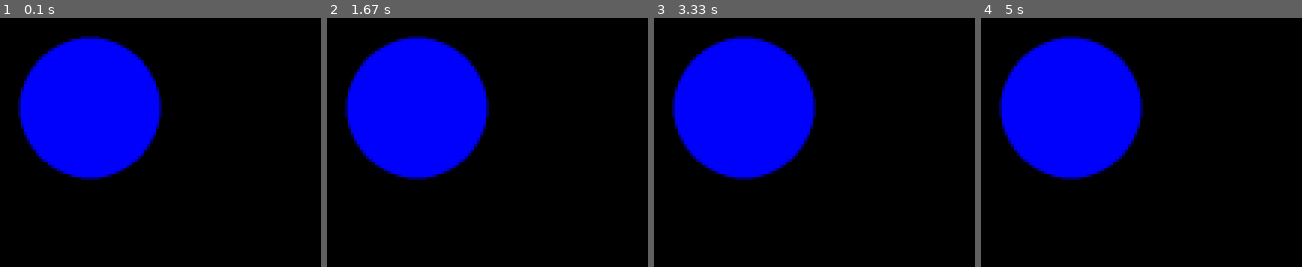
Above: before the commit, frames 1-4 (left to right).
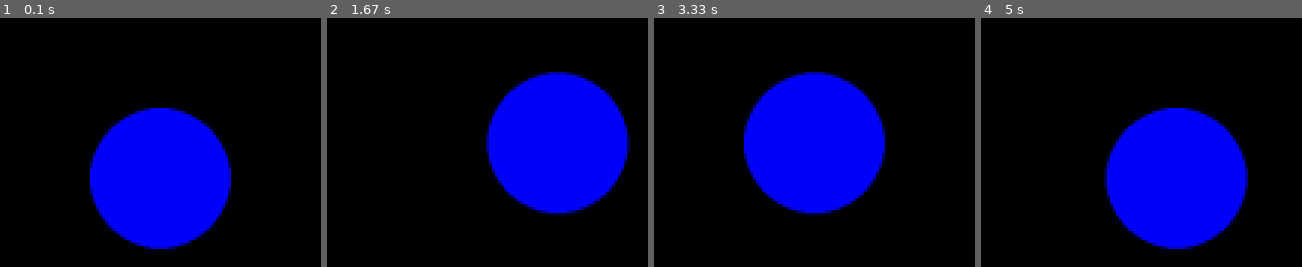
Above: after the commit, the same moments.

Repository: zeno-adriaenssens/pygame
Game: pygame game, started from main.py
Two runs of this game, one before a commit and one after it. Both use one fixed random seed, a clock stepped at 60 frames per second and the inputs below.
Inputs:
- Up to frame 1 (0.1 s): no input
- Up to frame 2 (1.67 s): hold Right 0.33-0.8 s; hold Up 0.83-1.13 s; hold Right 1.17-1.63 s
- Up to frame 3 (3.33 s): hold Left 1.67-2.2 s; hold Down 2.23-2.53 s; hold Left 2.57-2.97 s; hold Up from 3 s (still down)
- Up to frame 4 (5 s): release Up at 3.37 s; hold Right 3.4-4.03 s; hold Down 4.07-4.43 s; hold Left 4.47-4.93 s; hold Right from 4.97 s (still down)

The runs differ from the first frame. In frame 1, 33% of the frame differs, in the area x 5-72%, y 7-93%; in frame 2, 40%, in the area x 5-95%, y 7-80%; in frame 3, 27%; in frame 4, 39%.

Commit message:
added user inputs

Diff:
--- a/main.py
+++ b/main.py
@@ -1,19 +1,57 @@
+from re import X
 import pygame
 
 def main():
     pygame.init()
-    render_frame()
+    state = State()
+    global surface
+    screen_size = (1920, 1080)
+    surface = create_main_surface(screen_size)
+    while (True):
+        update(state)
+        render_frame(state, surface)
 
-def render_frame():
-    screen_size = (1920, 1080)
-    surface = pygame.display.set_mode(screen_size)
+def update(state):
+    for event in pygame.event.get():
+        if event.type == pygame.KEYDOWN:
+            if event.key == pygame.K_LEFT:
+                State.decrement_x(state)
+            if event.key == pygame.K_UP:
+                State.decrement_y(state)
+            if event.key == pygame.K_DOWN:
+                State.increment_y(state)
+            if event.key == pygame.K_RIGHT:
+                State.increment_x(state)
+    State.render(state)
 
-    while (True):
-        clock = pygame.time.Clock()
-        pygame.draw.circle(surface, (0,0,255), (960,540), 50)
-        pygame.display.flip()
+def render_frame(state, surface):
+    #clock = pygame.time.Clock()
+    surface.fill((0,0,0))
+    State.render(state)
+    pygame.display.flip()
 
 def create_main_surface(size):
     return pygame.display.set_mode(size)
 
+
+class State:
+    def __init__(self):
+        self.x = 960
+        self.y = 540
+
+    def increment_x(self):
+        self.x += 25
+
+    def decrement_x(self):
+        self.x -= 25
+
+    def increment_y(self):
+        self.y += 25
+
+    def decrement_y(self):
+        self.y -= 25
+
+    def render(self):
+        pygame.draw.circle(surface, (0,0,255), (50+self.x,50+self.y), 50)
+
 main()
